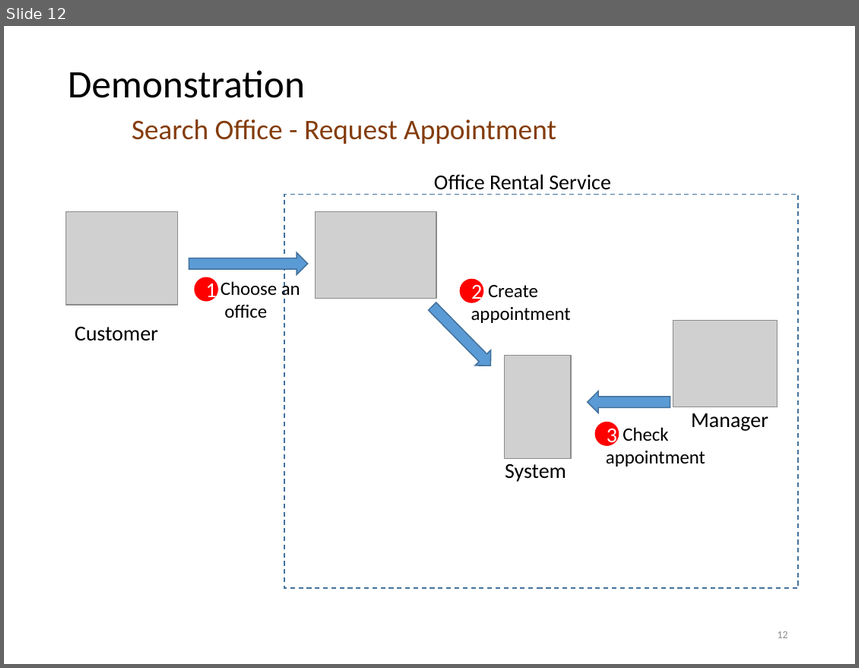
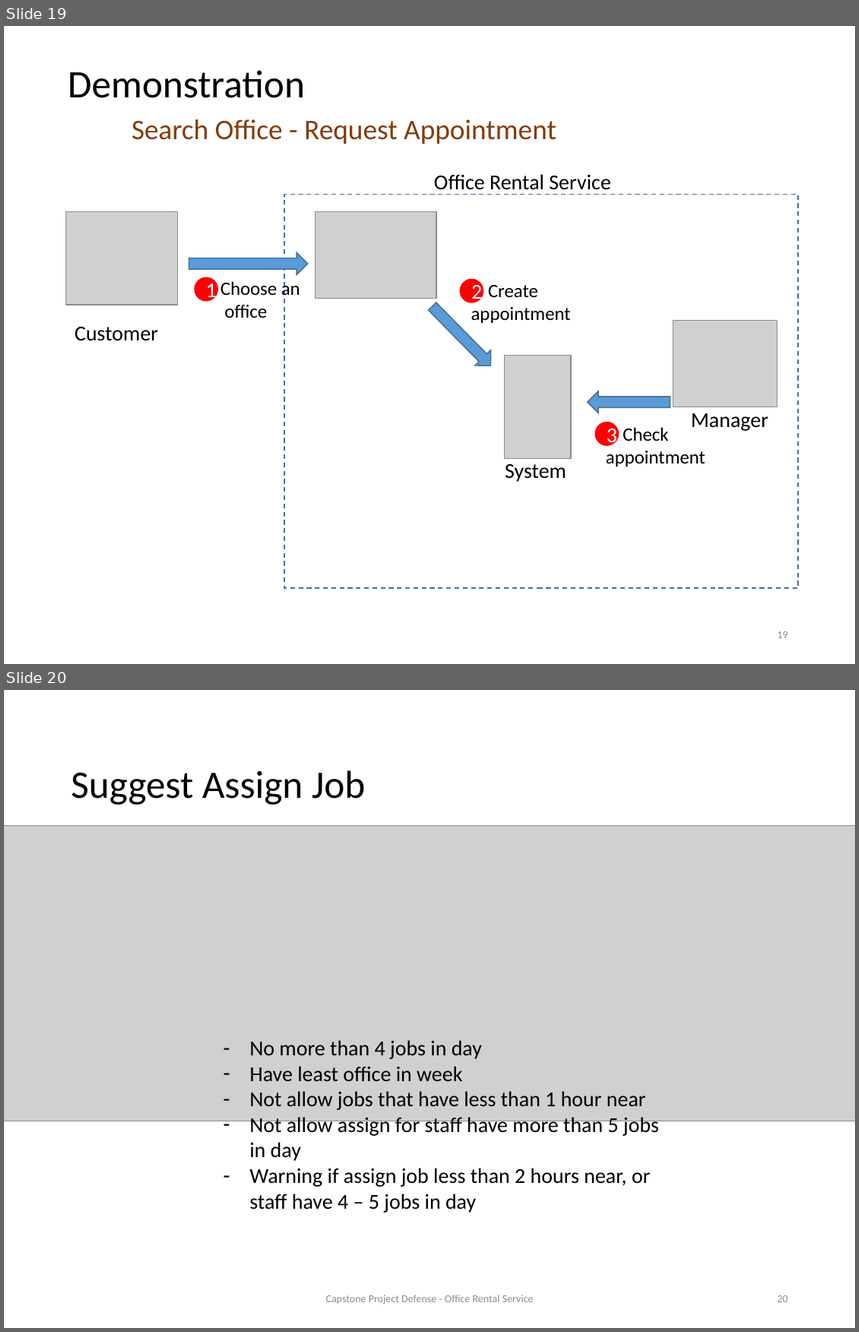
Before and after one commit to tienlx93/capstone-ors, a slide deck: doc/SlidePresentation 2 v3.pptx. Shown one above the other, each under a label of ours: slide 12 before the commit, slides 19 and 20 after it. The pictures are 859x668 and 859x1332 pixels, drawn with LibreOffice and Linux fonts; fonts in the diff are those of the drawing; grey boxes stand for pictures. Boxes give left, top, right and bottom in pixels: in the first picture for what was removed or moved away, otherwise in the second. Text is boxed around its words. In the diff, an @@ line names an element or a change of style, - is before the commit and + after.

```diff
--- a/doc/SlidePresentation 2 v3.pptx
+++ b/doc/SlidePresentation 2 v3.pptx
@@ slide 20 added at (4, 690, 855, 1328), background #FFFFFF @@
@@ title added at (71, 771, 365, 805), 33 pt, text #000000 @@
+Suggest Assign Job
@@ picture added at (4, 826, 855, 1122) @@
@@ text added at (249, 1040, 659, 1213), 18 pt, text #000000 @@
+– No more than 4 jobs in day
+– Have least office in week
+– Not allow jobs that have less than 1 hour near
+– Not allow assign for staff have more than 5 jobs in day
+– Warning if assign job less than 2 hours near, or staff have 4 – 5 jobs in day
@@ text added at (326, 1295, 534, 1305), 9 pt, text #8C8C8C @@
+Capstone Project Defense - Office Rental Service
@@ page number added at (778, 1296, 788, 1303), 9 pt, text #8C8C8C @@
+20
@@ what was slide 12 is now slide 19 @@
@@ page number at (778, 632, 788, 639): text changed @@
-12
+19
```
Also in this commit, not shown: 8 other slides added, 7 slides removed, 9 other files.
